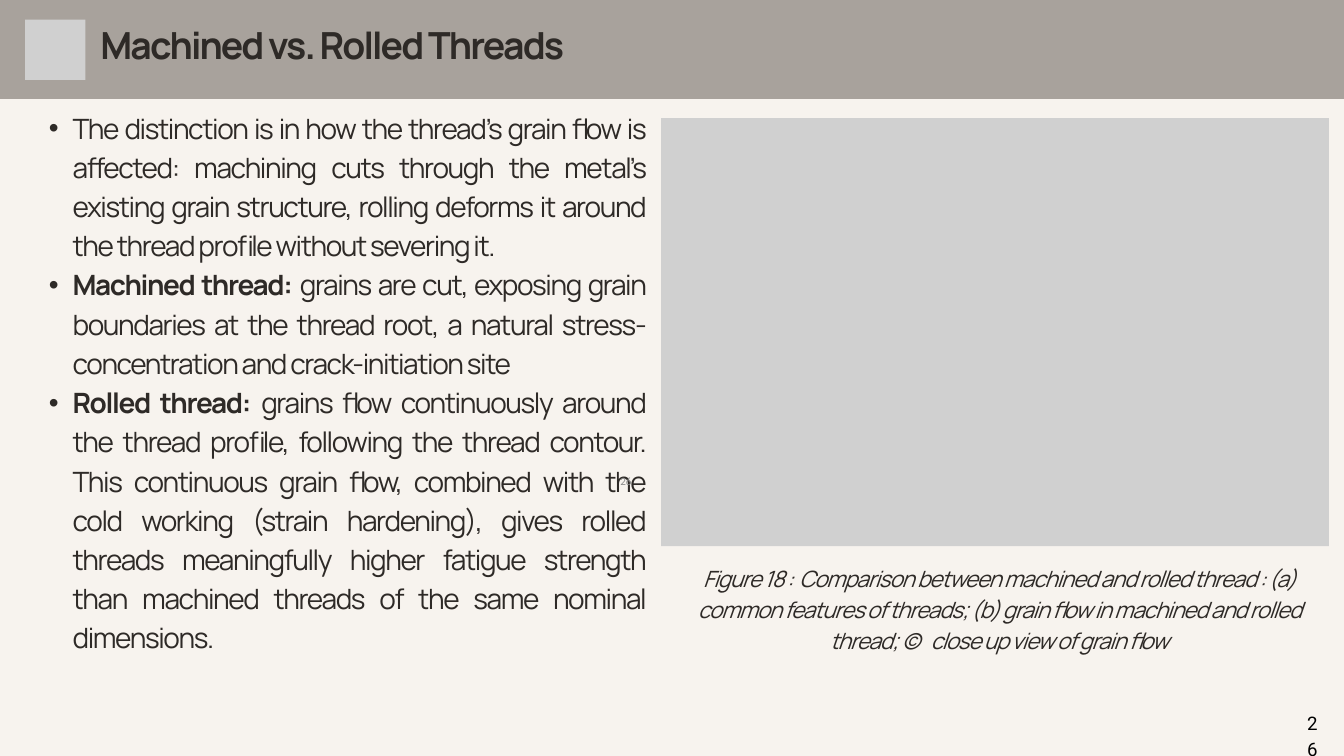
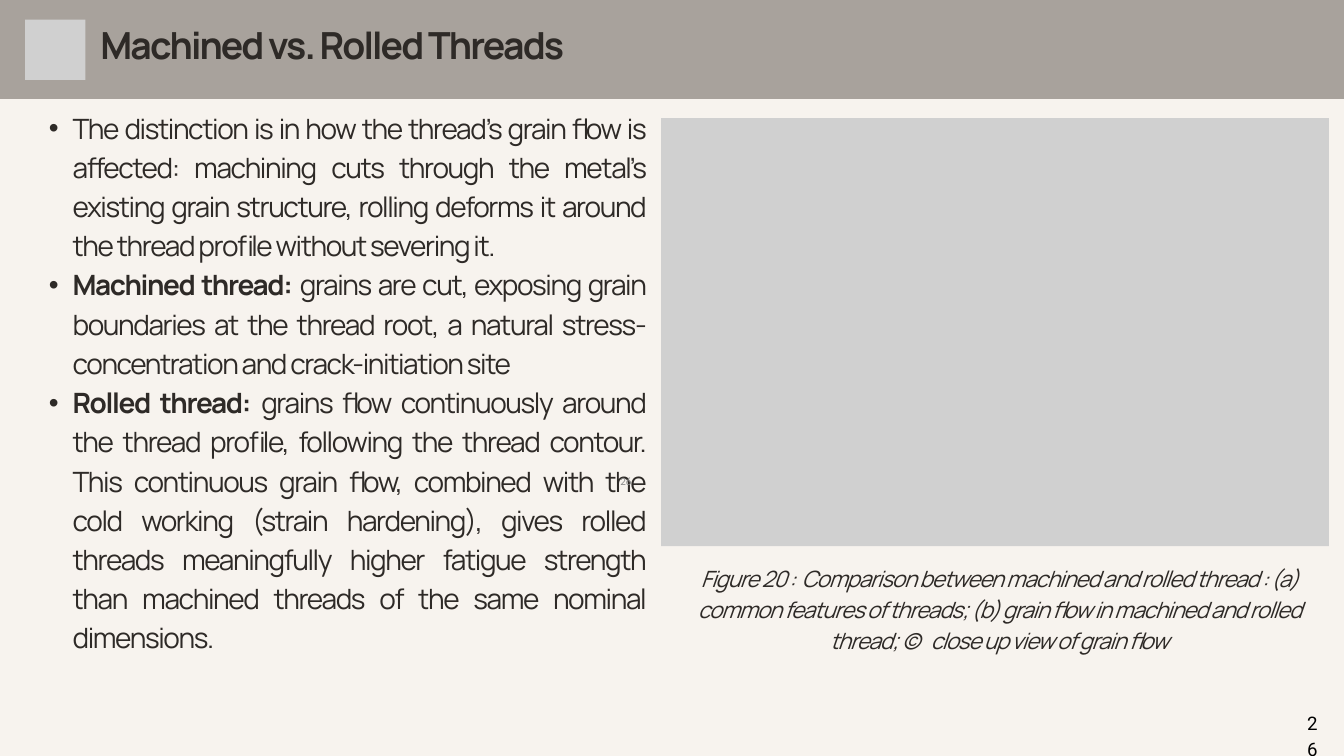
Before and after one commit to mhf08/fardin-portfolio, a slide deck: slide 26 of teaching/files/ipe331/IPE 331 Rolling.pptx. Drawn at 1344x756 pixels with LibreOffice and Linux fonts; fonts in the diff are those of the drawing; grey boxes stand for pictures. Boxes give left, top, right and bottom in pixels: in the first picture for what was removed or moved away, otherwise in the second. Text is boxed around its words. In the diff, an @@ line names an element or a change of style, - is before the commit and + after.

```diff
--- a/teaching/files/ipe331/IPE 331 Rolling.pptx
+++ b/teaching/files/ipe331/IPE 331 Rolling.pptx
@@ text at <box>698,568,1302,655</box>: text changed @@
-Figure 18 : Comparison between machined and rolled thread : (a) common features of threads; (b) grain flow in machined and rolled thread; (c) close up view of grain flow
+Figure 20 : Comparison between machined and rolled thread : (a) common features of threads; (b) grain flow in machined and rolled thread; (c) close up view of grain flow
```
Also in this commit, not shown: 3 other slides changed.
